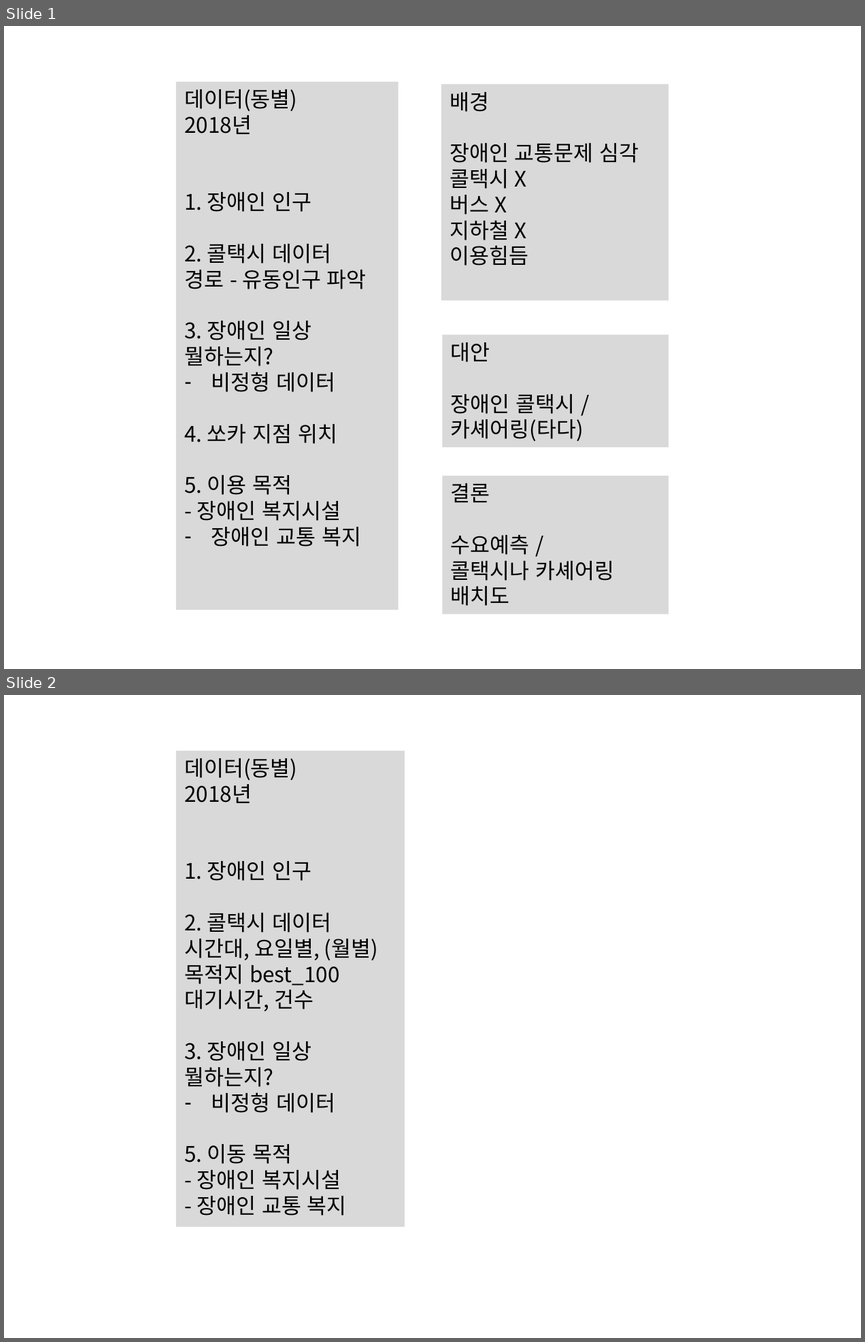
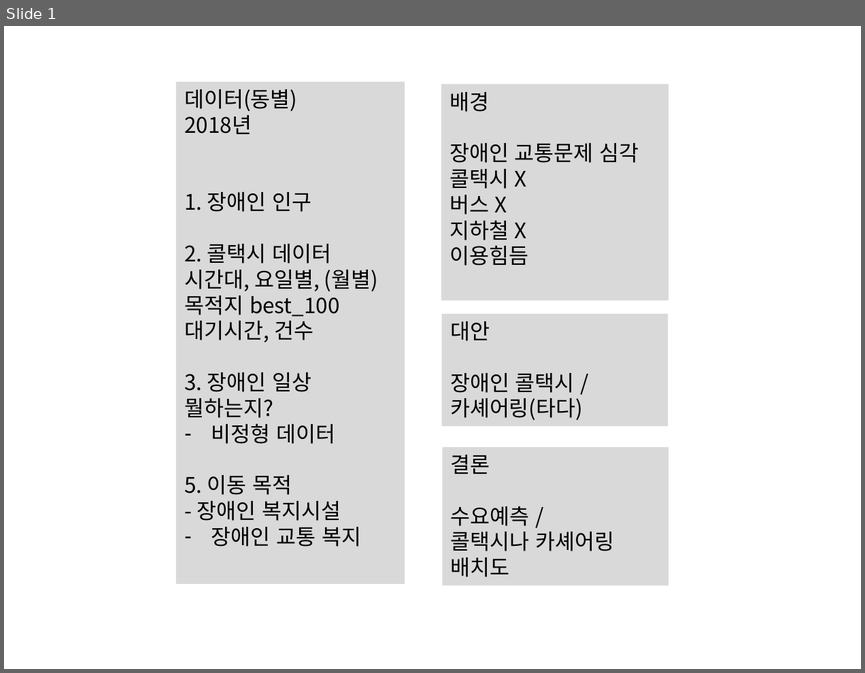
Before and after one commit to Blockhead4/Python-DataScience, a slide deck: new_lec/mini_project/mini_02/disabled/미니프로젝트2.pptx. Shown one above the other, each under a label of ours: slides 1 and 2 before the commit, slide 1 after it. The pictures are 865x1342 and 865x673 pixels, drawn with LibreOffice and Linux fonts; fonts in the diff are those of the drawing. Boxes give left, top, right and bottom in pixels: in the first picture for what was removed or moved away, otherwise in the second. Text is boxed around its words. In the diff, an @@ line names an element or a change of style, - is before the commit and + after.

```diff
--- a/new_lec/mini_project/mini_02/disabled/미니프로젝트2.pptx
+++ b/new_lec/mini_project/mini_02/disabled/미니프로젝트2.pptx
@@ slide 2 removed at [4,695,861,1338], background #FFFFFF @@
@@ rectangle removed at [176,751,405,1226] @@
-데이터(동별)
-2018년
-1. 장애인 인구
-2. 콜택시 데이터
-시간대, 요일별, (월별)
-목적지 best_100
-대기시간, 건수
-3. 장애인 일상
-뭘하는지?
-– 비정형 데이터
-5. 이동 목적
-- 장애인 복지시설
-- 장애인 교통 복지
@@ slide 1 changed as well @@
@@ rectangle "데이터(동별)": place and size @@
-rectangle "데이터(동별)" at [176,82,398,609]
+rectangle "데이터(동별)" at [176,82,405,584]
@@ text in rectangle at [184,269,378,342]: text changed @@
-경로 - 유동인구 파악
+시간대, 요일별, (월별)
+목적지 best_100
+대기시간, 건수
@@ rectangle "대안": place and size @@
-rectangle "대안" at [443,335,669,447]
+rectangle "대안" at [442,314,668,426]
@@ rectangle "결론": place and size @@
-rectangle "결론" at [443,476,669,615]
+rectangle "결론" at [443,447,669,586]
@@ text in rectangle at [184,475,292,495]: text changed @@
-4. 쏘카 지점 위치
-5. 이용 목적
+5. 이동 목적
```
Also in this commit, not shown: 11 other files.
